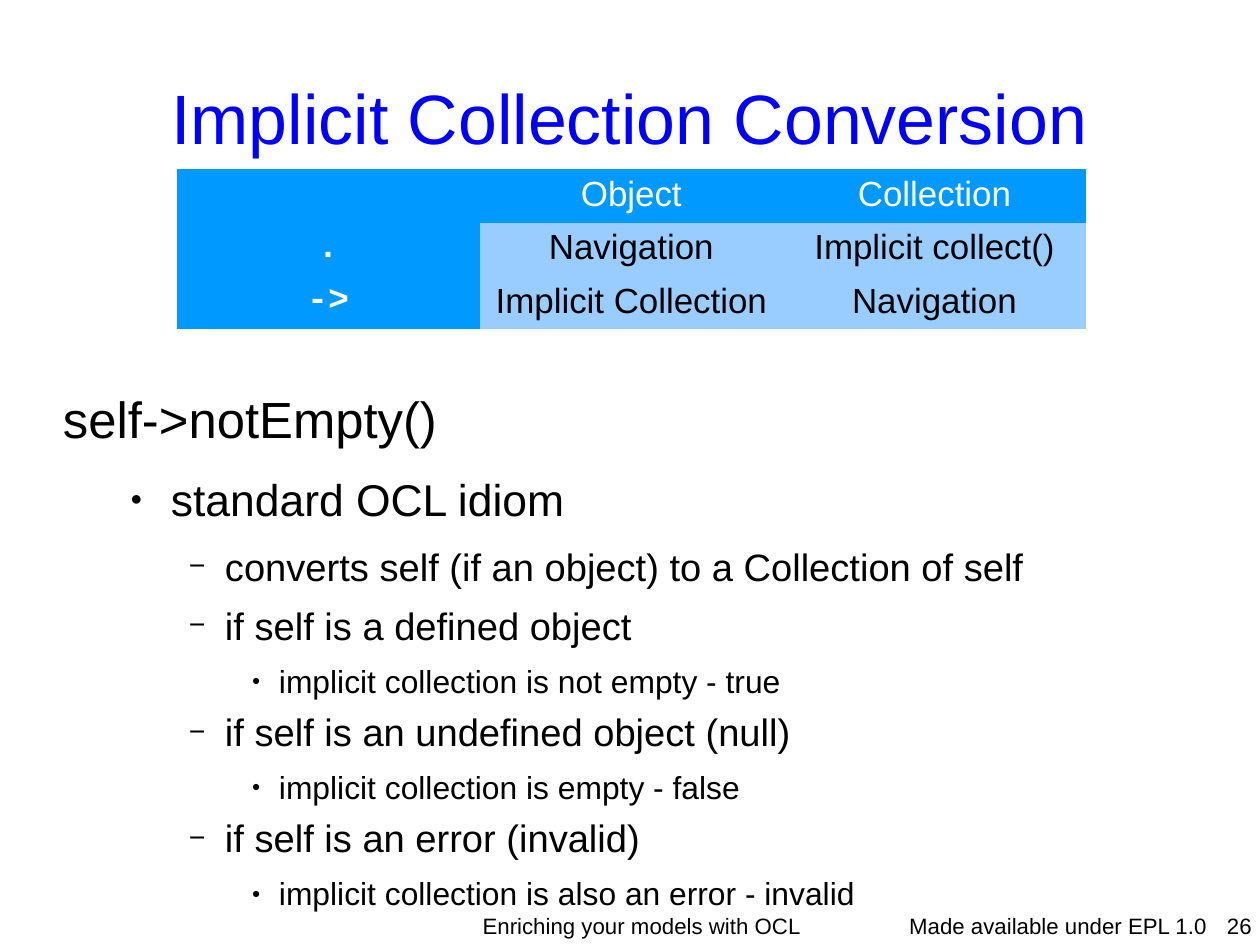
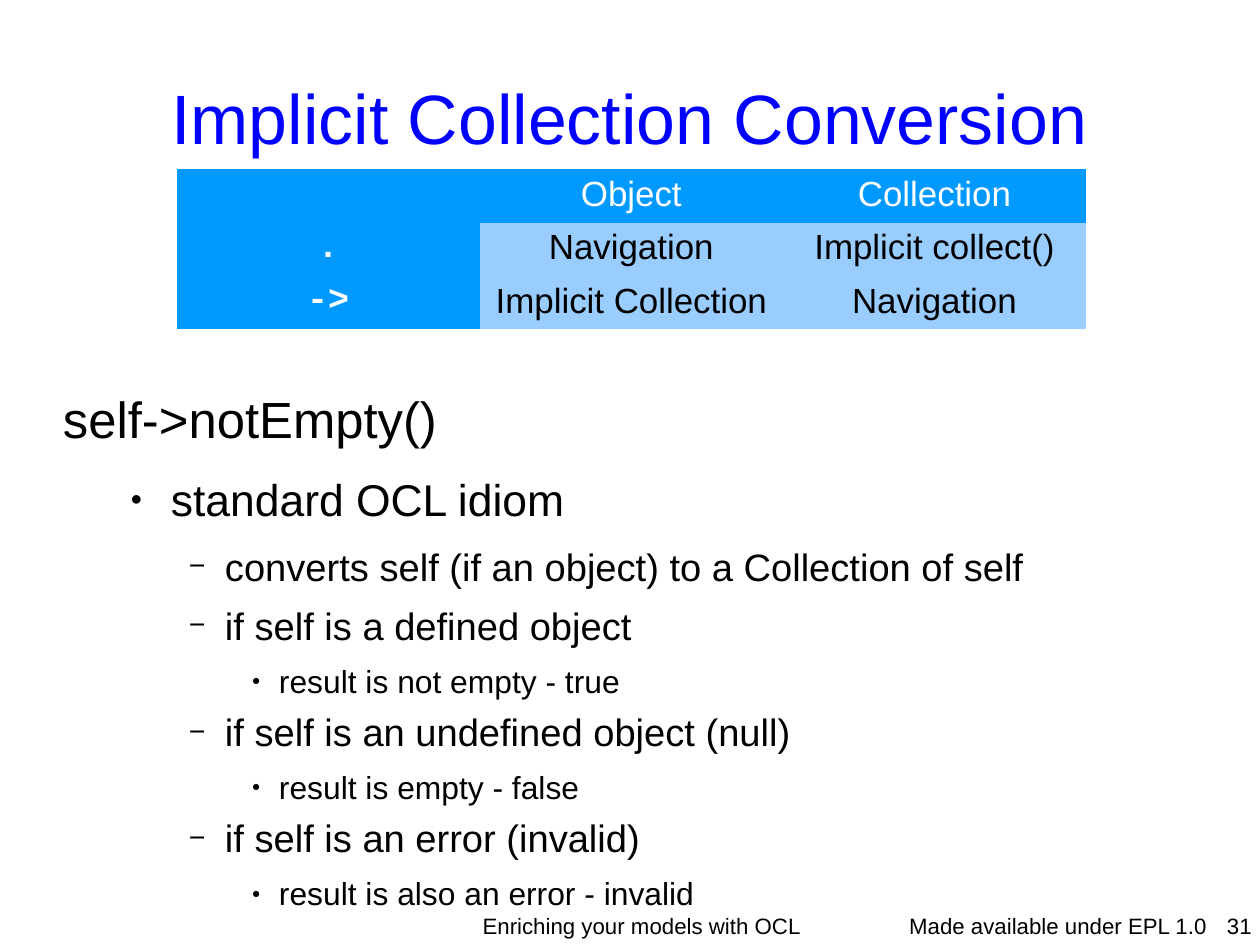
Before and after one commit to eclipse-ocl/ocl-website, a slide deck: slide 31 of ocl/docs/publications/ESE2010LongTalk/EnrichingWithOCL.odp (slide 26 before the commit). Drawn at 1260x945 pixels with LibreOffice and Linux fonts; fonts in the diff are those of the drawing; background and template pictures are left out. Boxes give left, top, right and bottom in pixels: in the first picture for what was removed or moved away, otherwise in the second. Text is boxed around its words. In the diff, an @@ line names an element or a change of style, - is before the commit and + after.

```diff
--- a/ocl/docs/publications/ESE2010LongTalk/EnrichingWithOCL.odp
+++ b/ocl/docs/publications/ESE2010LongTalk/EnrichingWithOCL.odp
@@ text at (x1=279, y1=670, x2=620, y2=698): text changed @@
-      ● implicit collection is not empty - true
+      ● result is not empty - true
@@ text at (x1=279, y1=776, x2=579, y2=805): text changed @@
-      ● implicit collection is empty - false
+      ● result is empty - false
@@ text at (x1=279, y1=882, x2=694, y2=906): text changed @@
-      ● implicit collection is also an error - invalid
+      ● result is also an error - invalid
@@ page number at (x1=1227, y1=918, x2=1252, y2=935): text changed @@
-26
+31
```
Also in this commit, not shown: 20 other slides changed, 5 slides added.
